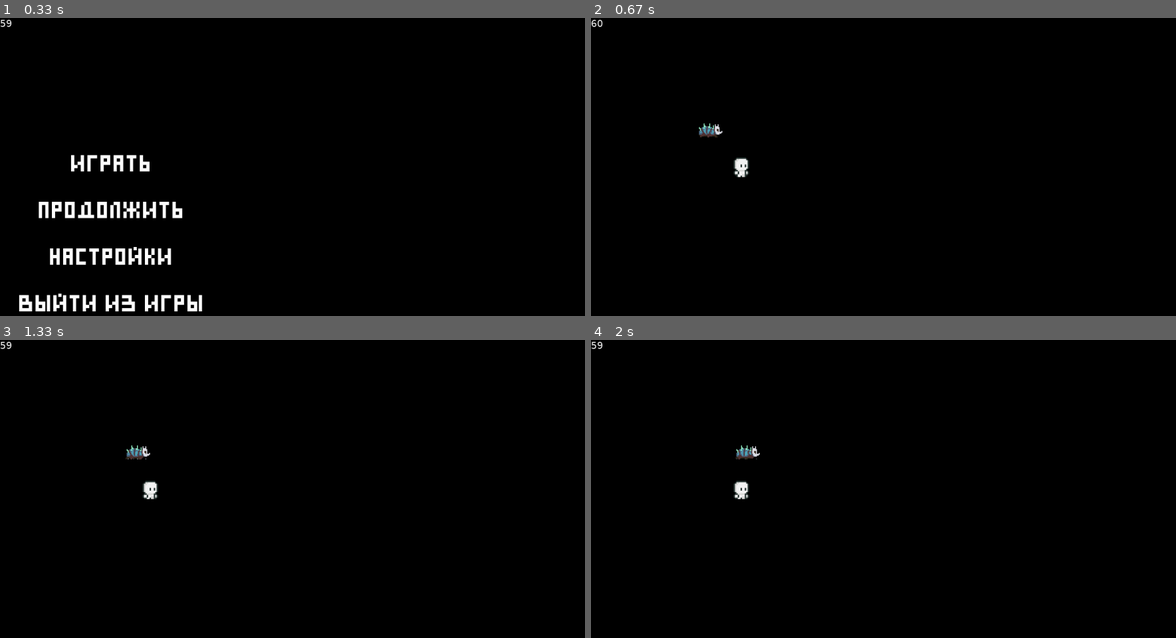
Above: before the commit, frames 1-4 (two rows, left to right).
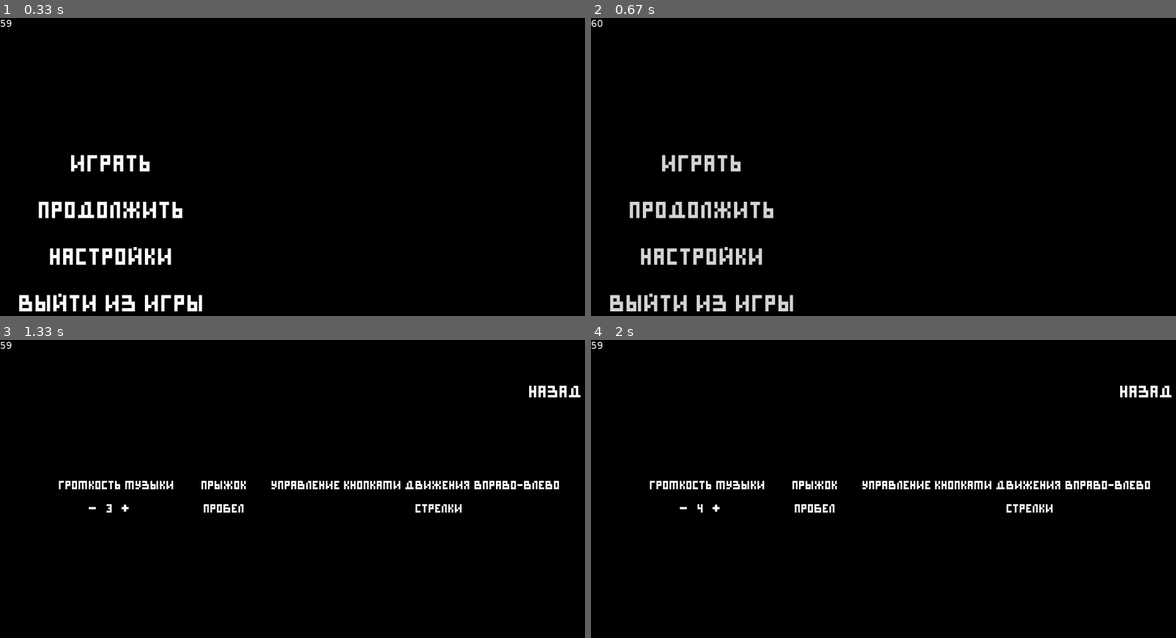
Above: after the commit, the same moments.

Repository: justxale/pygame-cyphered
Game: pygame game, started from main.py
The game is run twice, just before and just after one commit, with the same random seed, the same clock (stepped at 60 frames per second) and the same inputs.
Inputs (mouse positions are in pixels of both pictures, inside the frame that each line leads up to):
- Up to frame 1 (0.33 s): no input
- Up to frame 2 (0.67 s): click "Играть" at 0.38 s
- Up to frame 3 (1.33 s): click (111, 578) at 0.72 s, where only the run after the commit has a clickable "Настройки"; click (93, 506) at 1.05 s, where only the run after the commit has a clickable "-"
- Up to frame 4 (2 s): click (713, 506) at 1.38 s, where only the run after the commit has a clickable "+"

Frame 1 is identical in both runs. In frame 2, 3.1% of the frame differs, in the area x 3-35%, y 35-99%; in frame 3, 2.3%; in frame 4, 2.3%.

Commit message:
cool transitions i think

Diff:
--- a/cyphered/scenes/base.py
+++ b/cyphered/scenes/base.py
@@ -1,3 +1,7 @@
+import pygame
+from cyphered.data.constants import SCREEN_SIZE
+
+
 class BaseSubscene:
     def __init__(self, parent_scene: 'BaseScene'):
         self.need_to_render = True
@@ -17,10 +21,14 @@
     def switch_subscene(self, subscene):
         self.parent_scene.subscene = subscene
 
-    def switch_scene(self, scene, destroy=False):
-        if destroy:
-            self.destroy()
-        self.parent_scene.switch_scene(scene)
+    def switch_scene(self, scene, fade=False, save=False):
+        if fade:
+            self.parent_scene.fade_and_switch_scene(scene)
+        else:
+            if save:
+                self.parent_scene.switch_scene(scene, self)
+            else:
+                self.parent_scene.switch_scene(scene)
 
     def destroy(self):
         self.on_destroy()
@@ -31,8 +39,38 @@
         pass
 
 
+class TransitionSubscene(BaseSubscene):
+    def __init__(self, parent, scene_to_switch):
+        super().__init__(parent)
+        self.fadein = True
+        self.finished = False
+        self.next_scene = scene_to_switch
+        self.progress = 0.0
+
+    def render(self, screen):
+        s = pygame.Surface(SCREEN_SIZE)
+        s.set_alpha(int(256 * self.progress))
+        s.fill((0, 0, 0))
+        screen.blit(s, (0, 0))
+        if self.fadein:
+            self.progress += 0.01
+            if self.progress >= 1.0:
+                self.finished = True
+        else:
+            self.progress -= 0.01
+            if self.progress <= 0.0:
+                self.finished = True
+        if self.finished:
+            self.switch_scene(self.next_scene, save=True)
+            self.finished = False
+            self.fadein = False
+        if self.progress <= 0.0 and not self.fadein:
+            self.destroy()
+
+
 class BaseScene:
     def __init__(self):
+        self.is_paused = False
         self.next: BaseScene = self
         self.subscene: BaseSubscene | None = None
 
@@ -48,11 +86,18 @@
     def render(self, screen):
         pass
 
-    def switch_scene(self, scene_to_switch):
+    def fade_and_switch_scene(self, scene_to_switch):
+        trans = TransitionSubscene(self, scene_to_switch)
+        self.open_subscene(trans)
+
+    def switch_scene(self, scene_to_switch, subscene=None):
         self.on_destroy()
         self.next = scene_to_switch
+        self.next.subscene = subscene
 
-    def open_subscene(self, subscene: BaseSubscene):
+    def open_subscene(self, subscene: BaseSubscene, pause=False):
+        if pause:
+            self.is_paused = True
         self.subscene = subscene
 
     def destroy(self):
--- a/cyphered/scenes/play.py
+++ b/cyphered/scenes/play.py
@@ -23,7 +23,6 @@
         )
 
         self.crab = Crab(all_sprites, enemies)
-        self.is_paused = False
 
     def process_events(self, events):
         super().process_events(events)
--- a/cyphered/scenes/subscenes/pause.py
+++ b/cyphered/scenes/subscenes/pause.py
@@ -32,7 +32,7 @@
                     if self.save_and_exit_button[2].collidepoint(mouse_pos):
                         from ..title import TitleScene
                         Saver.save_all()
-                        self.switch_scene(TitleScene(), destroy=True)
+                        self.switch_scene(TitleScene(), True)
                         break
 
     def render(self, screen: pygame.Surface):
--- a/cyphered/scenes/title.py
+++ b/cyphered/scenes/title.py
@@ -28,7 +28,7 @@
                     mouse_pos = pygame.mouse.get_pos()
                     if self.start_button[2].collidepoint(mouse_pos):
                         # self.switch_scene(LookAround())
-                        self.switch_scene(PlayScene())
+                        self.fade_and_switch_scene(PlayScene())
                         break
 
                     if self.continue_button[2].collidepoint(mouse_pos):
